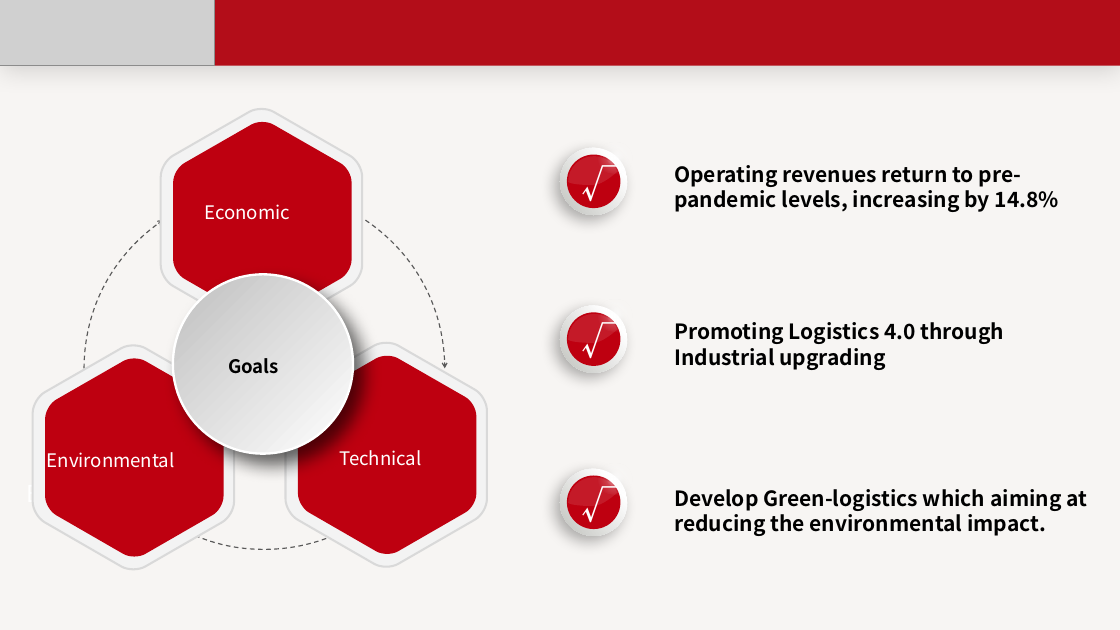
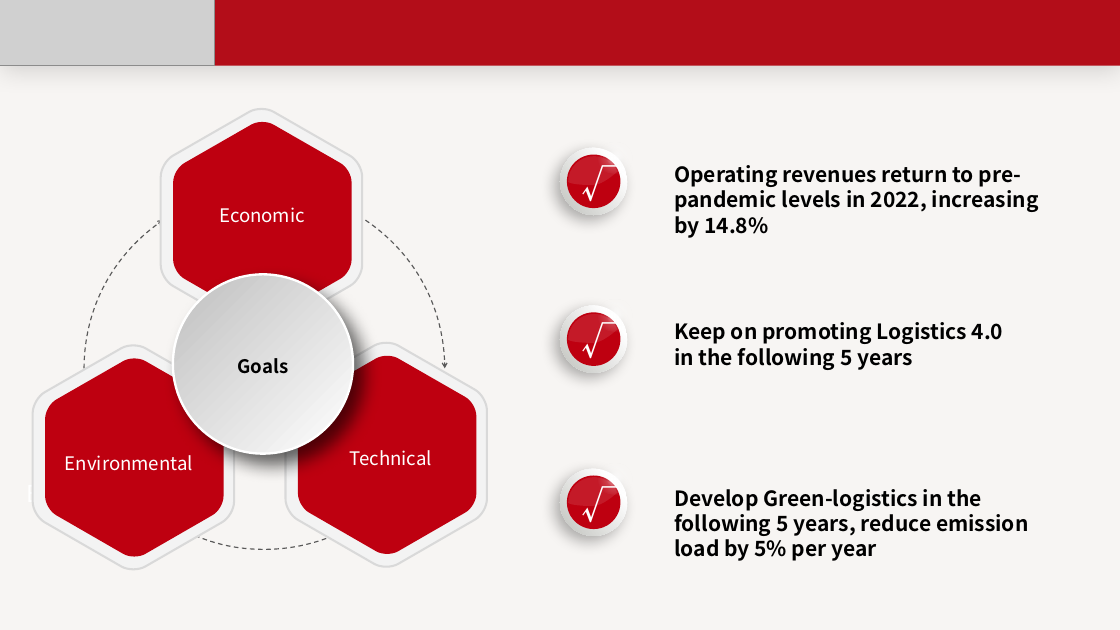
Before and after one commit to IsaacYaner/COMPStudy, a slide deck: slide 16 of GSOE9758/ASS/PPT mod.pptx. Drawn at 1120x630 pixels with LibreOffice and Linux fonts; fonts in the diff are those of the drawing; grey boxes stand for pictures. Boxes give left, top, right and bottom in pixels: in the first picture for what was removed or moved away, otherwise in the second. Text is boxed around its words. In the diff, an @@ line names an element or a change of style, - is before the commit and + after.

```diff
--- a/GSOE9758/ASS/PPT mod.pptx
+++ b/GSOE9758/ASS/PPT mod.pptx
@@ text at (674, 165, 1039, 238): text changed @@
-Operating revenues return to pre-pandemic levels, increasing by 14.8%
+Operating revenues return to pre-pandemic levels in 2022, increasing by 14.8%
@@ text "Economic": place and size @@
-text "Economic" at (205, 204, 291, 220)
+text "Economic" at (219, 207, 305, 223)
@@ text at (674, 322, 1004, 370): text changed @@
-Promoting Logistics 4.0 through Industrial upgrading
+Keep on promoting Logistics 4.0 in the following 5 years
@@ text "Goals": place and size @@
-text "Goals" at (228, 358, 279, 374)
+text "Goals" at (238, 358, 289, 374)
@@ text "Environmental": place and size @@
-text "Environmental" at (47, 452, 175, 468)
+text "Environmental" at (65, 455, 193, 471)
@@ text "Technical": place and size @@
-text "Technical" at (339, 450, 421, 466)
+text "Technical" at (350, 450, 432, 466)
@@ text at (674, 489, 1029, 561): text changed @@
-Develop Green-logistics which aiming at reducing the environmental impact.
+Develop Green-logistics in the following 5 years, reduce emission load by 5% per year
```
Also in this commit, not shown: 3 other slides changed, 8 other files.
